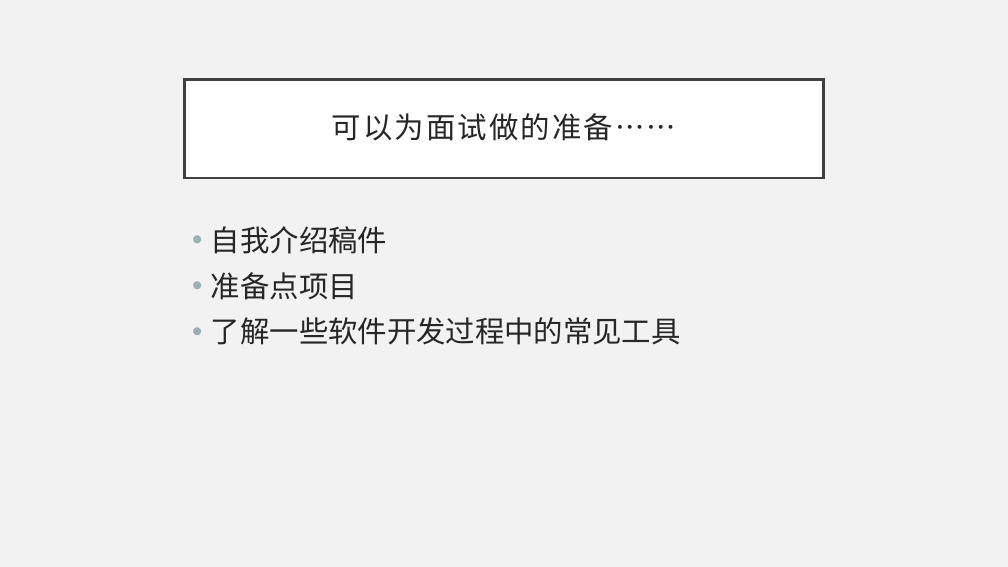
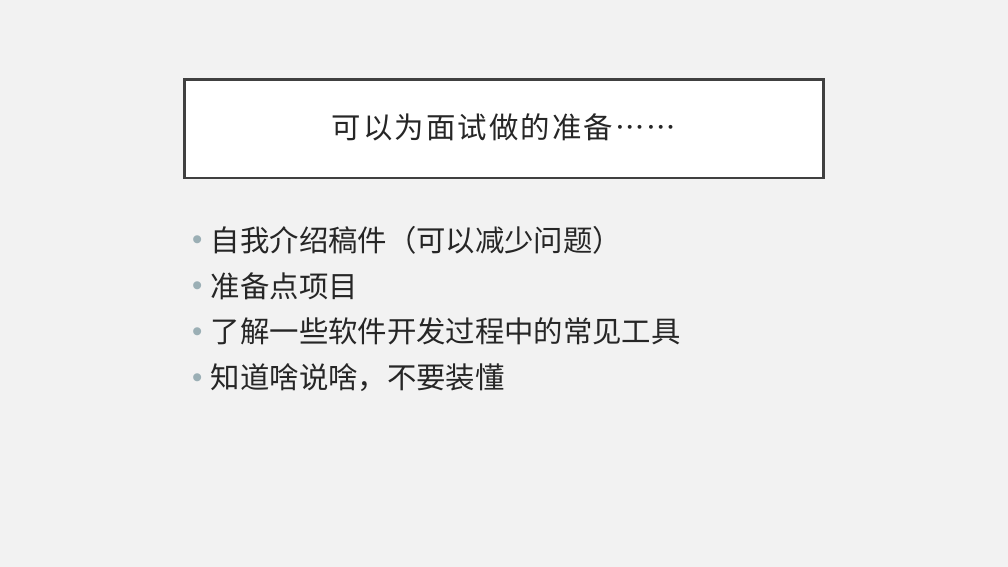
Before and after one commit to wangwangwang23333/PPT-Collections, a slide deck: slide 9 of 转专业讲座需要的物品/ppt.pptx (slide 7 before the commit). Drawn at 1008x567 pixels with LibreOffice and Linux fonts; fonts in the diff are those of the drawing. Boxes give left, top, right and bottom in pixels: in the first picture for what was removed or moved away, otherwise in the second. Text is boxed around its words. In the diff, an @@ line names an element or a change of style, - is before the commit and + after.

```diff
--- a/转专业讲座需要的物品/ppt.pptx
+++ b/转专业讲座需要的物品/ppt.pptx
@@ text at (211,226,622,254): text changed @@
-• 自我介绍稿件
+• 自我介绍稿件（可以减少问题）
@@ text at (211,363,505,391): paragraph added @@
+• 知道啥说啥，不要装懂
```
Also in this commit, not shown: 2 other slides changed, 4 slides added.
